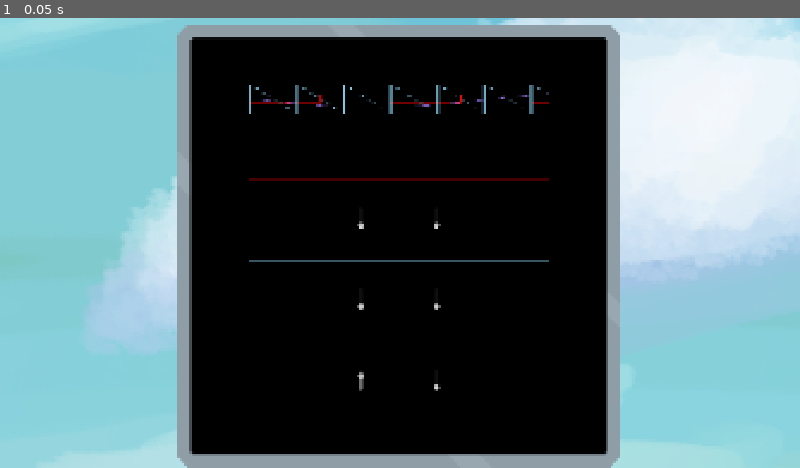
Above: before the commit, frame 1.
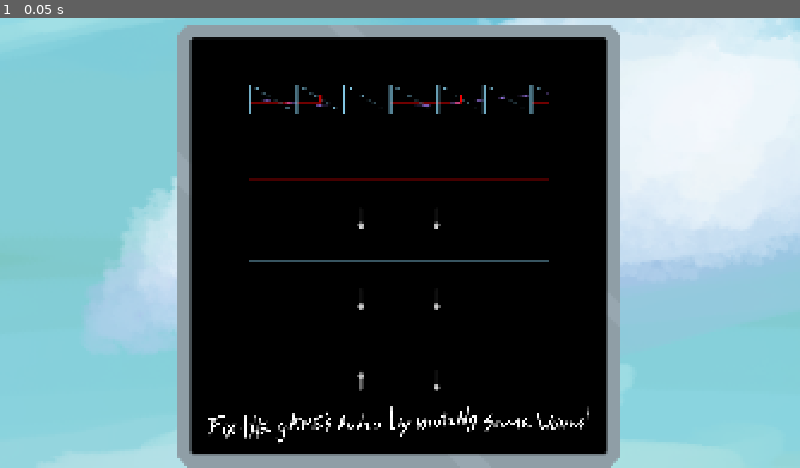
Above: after the commit, the same moment.

Repository: Peanutypowers/Technical-Hurdles
Game: Godot game, scene res://Scenes/sine_wave_puzzle.tscn
Same seed, same stepped clock (60 frames per second), same inputs: the game is played once before the commit and once after it. This scene is started directly instead of the project's main scene. The engine's default icon, where the game draws it, is replaced by a stand-in: a white triangle on a blue panel in a dark square.
Inputs:
- Up to frame 1 (0.05 s): no input

The runs differ from the first frame. In frame 1, 0.6% of the frame differs, in the area x 26-74%, y 86-95%.

Commit message:
text instructions

Diff:
--- a/Scenes/board.tscn
+++ b/Scenes/board.tscn
@@ -4,6 +4,7 @@
 [ext_resource type="PackedScene" uid="uid://b45jswb5kfumd" path="res://Scenes/picture_tile.tscn" id="2_2wvcj"]
 [ext_resource type="Texture2D" uid="uid://cbj1pxynuc1hv" path="res://assets/Cooper1.png" id="3_shhme"]
 [ext_resource type="Texture2D" uid="uid://7ekamrc7akw" path="res://assets/screwplateempty.png" id="3_uh3b8"]
+[ext_resource type="Texture2D" uid="uid://d1eeolq448frc" path="res://assets/text3.png" id="5_s4i1f"]
 
 [node name="Board" type="Control" unique_id=1164630265]
 layout_mode = 3
@@ -32,4 +33,13 @@
 offset_bottom = 1078.0
 texture = ExtResource("3_uh3b8")
 
+[node name="Text" type="TextureRect" parent="." unique_id=748790188]
+layout_mode = 0
+offset_left = 459.0
+offset_top = 871.0
+offset_right = 1441.4331
+offset_bottom = 1117.0
+texture = ExtResource("5_s4i1f")
+expand_mode = 1
+
 [connection signal="game_won" from="." to="." method="_on_game_won"]
--- a/Scenes/flow-puzzle.tscn
+++ b/Scenes/flow-puzzle.tscn
@@ -7,6 +7,7 @@
 [ext_resource type="Script" uid="uid://c0x7oyj4iqlak" path="res://Scripts/flow-sink-2.gd" id="4_4kqtu"]
 [ext_resource type="Script" uid="uid://urcb3mwjcaag" path="res://Scripts/flow-sink-3.gd" id="5_sjb18"]
 [ext_resource type="Texture2D" uid="uid://7ekamrc7akw" path="res://assets/screwplateempty.png" id="6_ifoe5"]
+[ext_resource type="Texture2D" uid="uid://caqlohv5olj84" path="res://assets/flowtext.png" id="8_58tsi"]
 
 [sub_resource type="RectangleShape2D" id="RectangleShape2D_w74sn"]
 size = Vector2(100, 100)
@@ -316,3 +317,11 @@
 
 [node name="CollisionShape2D" type="CollisionShape2D" parent="Flow Sink3" unique_id=669122494]
 shape = SubResource("RectangleShape2D_s7np4")
+
+[node name="Text" type="TextureRect" parent="." unique_id=823696452]
+offset_left = 449.0
+offset_top = 816.0
+offset_right = 1473.9965
+offset_bottom = 1037.0
+texture = ExtResource("8_58tsi")
+expand_mode = 1
--- a/Scenes/sine_wave_puzzle.tscn
+++ b/Scenes/sine_wave_puzzle.tscn
@@ -5,6 +5,7 @@
 [ext_resource type="PackedScene" uid="uid://bidibsdr6abge" path="res://Scenes/wave-plot-goal.tscn" id="1_t5fve"]
 [ext_resource type="Texture2D" uid="uid://7ekamrc7akw" path="res://assets/screwplateempty.png" id="2_an0m1"]
 [ext_resource type="Texture2D" uid="uid://cbj1pxynuc1hv" path="res://assets/Cooper1.png" id="5_ls73o"]
+[ext_resource type="Texture2D" uid="uid://2cgvaju1xlcp" path="res://assets/wavetext.png" id="6_ik0xk"]
 
 [node name="SineWavePuzzle" type="Control" unique_id=1143714329]
 layout_mode = 3
@@ -60,3 +61,11 @@
 layout_mode = 2
 type = 2
 foreground_color = Color(0.5764706, 0.4392157, 0.85882354, 1)
+
+[node name="TextureRect2" type="TextureRect" parent="." unique_id=915047133]
+layout_mode = 0
+offset_left = -585.0
+offset_top = 896.0
+offset_right = 501.0
+offset_bottom = 1094.0
+texture = ExtResource("6_ik0xk")
Binary file added: assets/flowtext.png
Not shown, added: assets/flowtext.png.import
Binary file added: assets/text3.png
Not shown, added: assets/text3.png.import
Binary file added: assets/wavetext.png
Not shown, added: assets/wavetext.png.import
